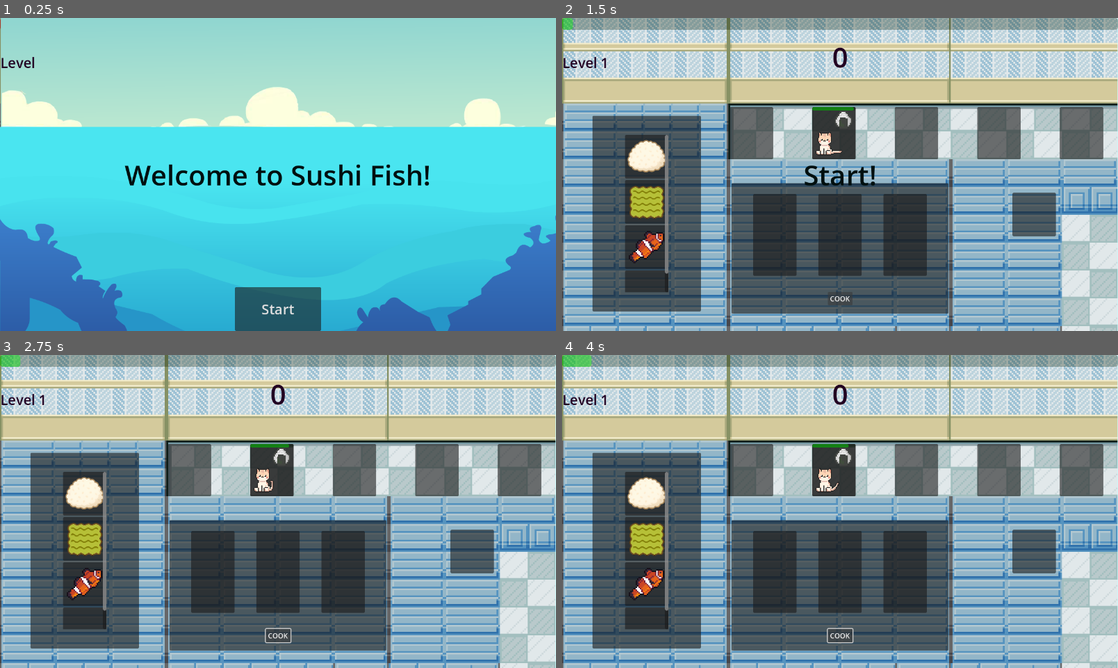
Above: before the commit, frames 1-4 (two rows, left to right).
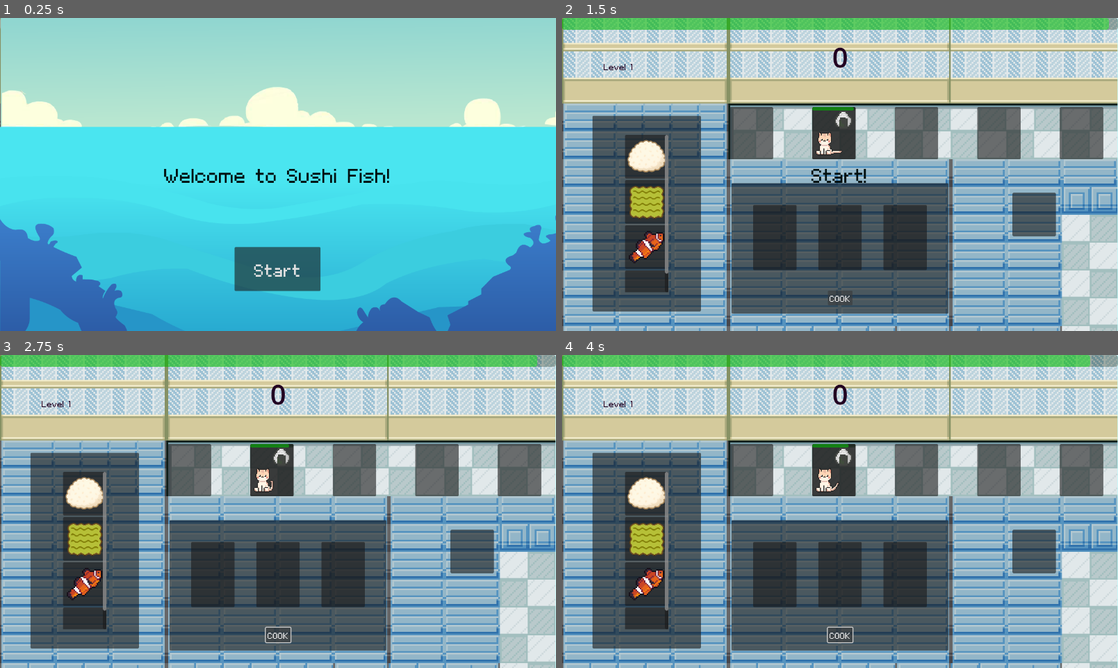
Above: after the commit, the same moments.

Repository: leobarber3/sushiCats
Game: Godot game, scene res://scenes/main.tscn
The game is run twice, just before and just after one commit, with the same random seed, the same clock (stepped at 60 frames per second) and the same inputs.
Inputs:
- Up to frame 1 (0.25 s): no input
- Up to frame 2 (1.5 s): click "Start" at 0.5 s; click "COOK" at 1.25 s
- Up to frame 3 (2.75 s): tap Enter (ui_accept) at 2 s; hold Right (move_right) from 2.03 s (still down); tap 1 (stop) at 2.1 s; tap Space (jump) at 2.27 s
- Up to frame 4 (4 s): tap Enter (ui_accept) at 2.75, 3.5 s; tap 1 (stop) at 2.85, 3.6 s; tap Space (jump) at 3.02 s; release Right (move_right) at 3.53 s; hold A (move_left) from 3.53 s (still down)

The runs differ from the first frame. In frame 1, 5.7% of the frame differs, in the area x 0-78%, y 0-100%; in frame 2, 5.5%; in frame 3, 5.0%; in frame 4, 4.9%.

Commit message:
Cats no longer spawn after game ends
Updated font with custom font. Moved main.gd logic to game.gd. Editing progress bar to go down as time goes on. Modified set_text to not always use timer.

Diff:
--- a/scenes/HUD.tscn
+++ b/scenes/HUD.tscn
@@ -3,6 +3,7 @@
 [ext_resource type="Script" uid="uid://bc6a8hwp2jeqh" path="res://scripts/hud.gd" id="1_k5de2"]
 [ext_resource type="Texture2D" uid="uid://d0idvcfo65d8n" path="res://assets/Background/back.png" id="2_1etfg"]
 [ext_resource type="AudioStream" uid="uid://bptjq11htv21s" path="res://assets/audio/BackgroundMusic.exe.wav" id="2_fls4u"]
+[ext_resource type="FontFile" uid="uid://dcogmc7hjr77y" path="res://assets/fonts/mago1.ttf" id="3_7hsmw"]
 
 [node name="HUD" type="CanvasLayer" unique_id=675159572]
 script = ExtResource("1_k5de2")
@@ -35,7 +36,8 @@
 grow_horizontal = 2
 grow_vertical = 2
 theme_override_colors/font_color = Color(0, 0.05858072, 0.058580704, 1)
-theme_override_font_sizes/font_size = 64
+theme_override_fonts/font = ExtResource("3_7hsmw")
+theme_override_font_sizes/font_size = 72
 text = "Welcome to Sushi Fish!"
 horizontal_alignment = 1
 vertical_alignment = 1
@@ -48,12 +50,15 @@
 anchor_top = 1.0
 anchor_right = 0.5
 anchor_bottom = 1.0
-offset_left = -99.0
-offset_top = -101.0
-offset_right = 99.0
+offset_left = -100.0
+offset_top = -193.0
+offset_right = 98.0
+offset_bottom = -92.0
 grow_horizontal = 2
 grow_vertical = 0
-theme_override_font_sizes/font_size = 32
+size_flags_horizontal = 4
+theme_override_fonts/font = ExtResource("3_7hsmw")
+theme_override_font_sizes/font_size = 64
 text = "Start"
 
 [node name="ScoreLabel" type="Label" parent="." unique_id=748332445]
@@ -75,15 +80,17 @@
 anchors_preset = 5
 anchor_left = 0.5
 anchor_right = 0.5
-offset_left = -639.5
-offset_right = 639.5
-offset_bottom = 125.0
+offset_left = -635.0
+offset_top = 69.0
+offset_right = -385.0
+offset_bottom = 153.0
 grow_horizontal = 2
 size_flags_horizontal = 0
 theme_override_colors/font_color = Color(0.12951802, 1.3616358e-05, 0.13126387, 1)
+theme_override_fonts/font = ExtResource("3_7hsmw")
 theme_override_font_sizes/font_size = 32
-text = "Level"
-vertical_alignment = 2
+horizontal_alignment = 1
+vertical_alignment = 1
 
 [node name="textTimer" type="Timer" parent="." unique_id=1722719690]
 one_shot = true
@@ -91,5 +98,9 @@
 [node name="BackgroundMusic" type="AudioStreamPlayer2D" parent="." unique_id=2049295799]
 stream = ExtResource("2_fls4u")
 
+[node name="TextureRect2" type="TextureRect" parent="." unique_id=1019141425]
+offset_right = 40.0
+offset_bottom = 40.0
+
 [connection signal="pressed" from="StartButton" to="." method="_on_button_pressed"]
 [connection signal="timeout" from="textTimer" to="." method="_on_text_timer_timeout"]
--- a/scenes/cooking_board.tscn
+++ b/scenes/cooking_board.tscn
@@ -8,6 +8,7 @@
 [ext_resource type="Resource" uid="uid://buh8hwxvilkbi" path="res://Resources/Recipes/Sushi1Recipe.tres" id="4_f3iwk"]
 [ext_resource type="Resource" uid="uid://dbmf3etlw6igu" path="res://Resources/Recipes/Sushi2.tres" id="5_s3h0k"]
 [ext_resource type="Resource" uid="uid://b3kxg0nuwo1s0" path="res://Resources/Recipes/Sushi3.tres" id="6_b2xcf"]
+[ext_resource type="FontFile" uid="uid://dcogmc7hjr77y" path="res://assets/fonts/mago1.ttf" id="8_cqage"]
 
 [node name="CookingBoard" type="Panel" unique_id=500804475 node_paths=PackedStringArray("product_slot")]
 custom_minimum_size = Vector2(500, 300)
@@ -32,9 +33,9 @@
 anchor_left = 0.5
 anchor_right = 0.5
 offset_left = -200.0
-offset_top = 25.0
+offset_top = 50.0
 offset_right = 200.0
-offset_bottom = 213.0
+offset_bottom = 200.0
 grow_horizontal = 2
 theme_override_constants/separation = 50
 
@@ -58,6 +59,8 @@
 offset_bottom = -19.0
 grow_horizontal = 2
 grow_vertical = 0
+theme_override_fonts/font = ExtResource("8_cqage")
+theme_override_font_sizes/font_size = 32
 text = "COOK"
 metadata/_edit_use_anchors_ = true
 
--- a/scripts/game.gd
+++ b/scripts/game.gd
@@ -3,7 +3,7 @@
 @export var cat_scene : PackedScene
 @onready var customer_slots : HBoxContainer = get_node("../UI/CustomerPanel/CustomerSlots")
 @export var food_list : Array[Item]
-#
+
 #@export var game_timer : Timer
 #@export var game_progress : ProgressBar
 #variable level to keep track of how far to index through the recipe array
@@ -18,9 +18,9 @@
 # Function to spawn a cat customer
 func spawn_cat():
 	# get all slots and switch order before checking to add randomness in spawning
-	var customer_slots = customer_slots.get_children()
-	customer_slots.shuffle()
-	for customer_slot in customer_slots:
+	var slots = customer_slots.get_children()
+	slots.shuffle()
+	for customer_slot in slots:
 		# No child means no cat in the slot
 		if customer_slot.get_child_count() == 0:
 			# Instantiate a new cat scene
@@ -50,6 +50,13 @@
 	# No empty slots for cats to spawn in
 	print("no empty slots to spawn cats in")
 
+func clear_cats():
+	for slot in customer_slots.get_children():
+		for cat in slot.get_children():
+			cat.queue_free()
+
+
+
 func on_order_complete(happy : bool):
 	if happy:
 		score += 10
@@ -73,8 +80,12 @@
 	pass # Replace with function body.
 
 func start_game():
+	$"../HUD".update_score(score)
+	$"../HUD".show_text("Start!", true)
+
 	$"../HUD".update_level(level)
 	# immediately spawn a cat, want to wait till start button is pressed
+	clear_cats()
 	spawn_cat()
 
 	# Start game timer and progress bar
@@ -93,6 +104,7 @@
 
 func game_over():
 	$"../HUD".show_game_over()
+	clear_cats()
 	score = 0
 	level += 1
 	$"../HUD".update_level(level)
@@ -111,24 +123,14 @@
 
 # Called every frame. 'delta' is the elapsed time since the previous frame.
 func _process(delta: float) -> void:
-	#check for game timer over and if score is
-	#what it needs to be
-	#print(score)
-	#if score > 10 || game_timer.is_stopped():
-		#$"../HUD".show_game_over()
-		#print(score)
-		# Must stop cats from spawning here
-
-		#return
-		## stop running the game, ran out of time
-
-
+	if game_timer.is_stopped():
+		clear_cats()
+		return
 
 	# update the progress bar
-
 	print("game time left: ", game_timer.time_left)
-
-	game_progress.value = 60 - game_timer.time_left
+	game_progress.value = game_timer.time_left
+	#game_progress.value = (game_timer.time_left / game_timer.wait_time) * 100.0
 	print("progress bar: ", game_progress.value)
 	# change color with modulate property of ProgressBar
 	if game_timer.time_left <= 10 :
@@ -142,7 +144,7 @@
 
 # Game timer times out : game over
 func _on_game_timer_timeout() -> void:
-
+	spawn_timer.stop()
 	#if the timer runs out you go back to the very start... for now
 	#this still doesnt clear the cats from prev round
 	game_overBool = true
--- a/scripts/hud.gd
+++ b/scripts/hud.gd
@@ -3,31 +3,32 @@
 signal start_game #once start game is ready
 #@export var round : int = 0 not even using this variable??
 
-
-func show_text(text):
+# Display text on screen. If timer is true, start textTimer.
+func show_text(text, timer):
 	$TitleText.text = text
 	$TitleText.show()
-	$textTimer.start()
+	if (timer):
+		$textTimer.start()
 
+# Display game over screen.
 func show_game_over():
 	$TextureRect.show()
-	show_text("Level Over")
+	show_text("Level Over", false)
 	$StartButton.show()
 	update_score(0)
 	#$ScoreLabel.hide()
 	$BackgroundMusic.stop()
 	$ScoreLabel.hide()
 
-
-	#need to add logc to stop cats from spawning?s
-	#could use group logic like in 2d tutorial?
-
+# Update score
 func update_score(score):
 	$ScoreLabel.text = str(score)
 
+# Update level text display
 func update_level(level):
 	$LevelLabel.text = "Level " + str(level)
 
+# Start button is pressed, run this function
 func _on_button_pressed() -> void:
 	$StartButton.hide()
 	start_game.emit()
@@ -36,6 +37,6 @@
 	$LevelLabel.show()
 	$ScoreLabel.show()
 
-
+# Hide text when title text timer runs out
 func _on_text_timer_timeout() -> void:
 	$TitleText.hide()
--- a/scripts/main.gd
+++ b/scripts/main.gd
@@ -1,19 +1,25 @@
 extends Node
 
 #is this variable causing problems with the game score??
-var score
-
-func game_over():
-	$HUD.show_game_over()
-
-
-#the time requirement for order to be met
-#gaem over if timeout
-func _on_customer_timer_timeout() -> void:
-	pass # Replace with function body.
-
-func new_game():
-	score = 0
-	$HUD.update_score(score)
-	$HUD.show_text("Start!")
-	$Game.start_game()
+#var score
+#
+## This function is never actually used yet
+#func game_over():
+	#$HUD.show_game_over()
+#
+#
+#
+#
+#func new_game():
+	#score = 0
+	#$HUD.update_score(score)
+	#$HUD.show_text("Start!")
+	#$Game.start_game()
+#
+#
+	#
+	#
+	#
+# Connecting HUDS start game signal to Games start_game logic
+func _ready():
+	$HUD.start_game.connect($Game.start_game)
Binary file added: assets/fonts/mago1.ttf
Not shown, added: assets/fonts/mago1.ttf.import
